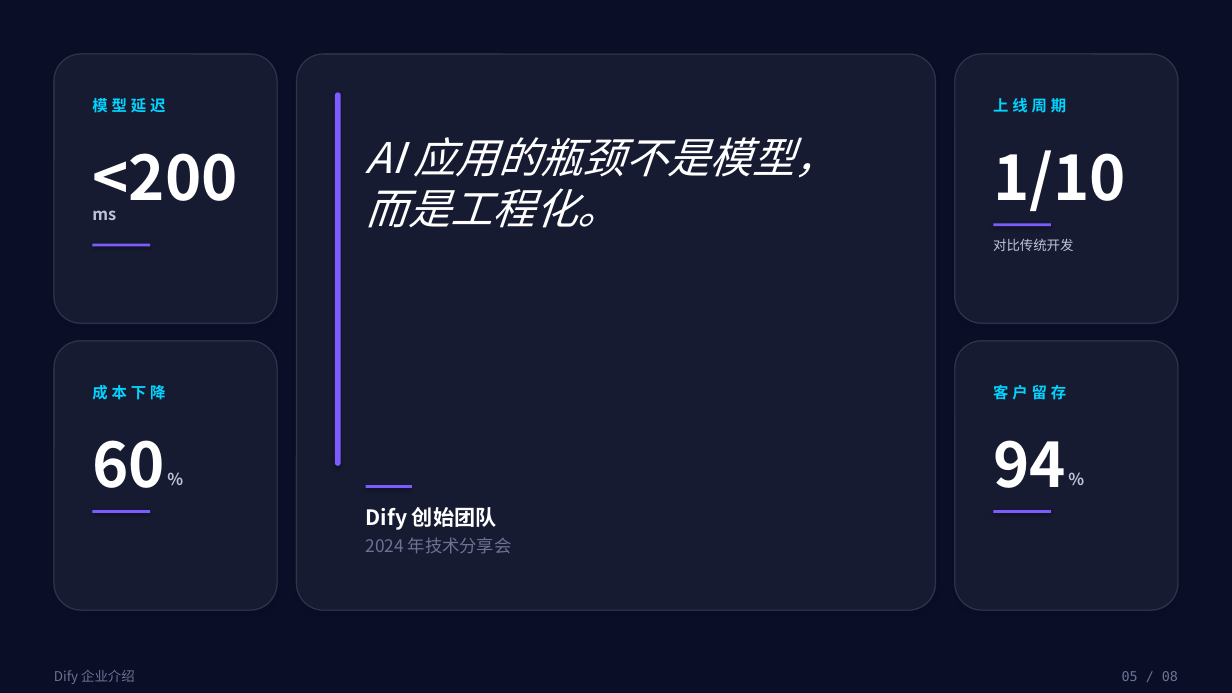
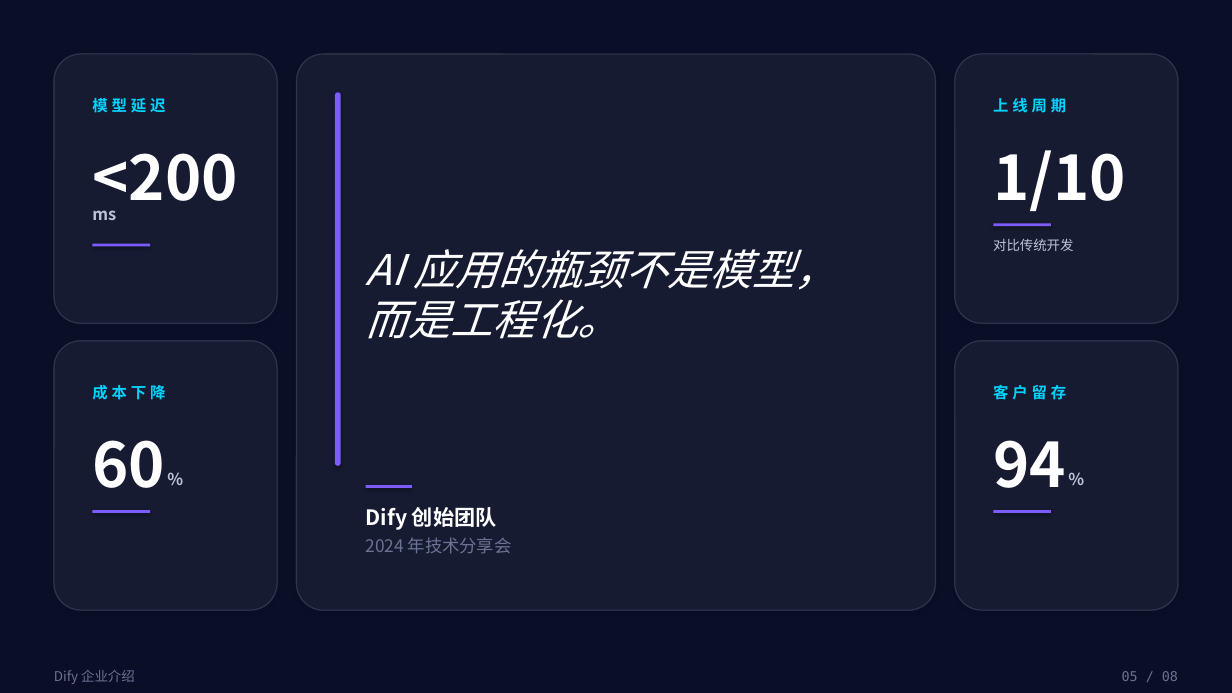
Before and after one commit to ZhengRui-Chen/bento-ppt-skill, a slide deck: slide 5 of examples/dify-intro/deck.pptx. Drawn at 1232x693 pixels with LibreOffice and Linux fonts; fonts in the diff are those of the drawing. Boxes give left, top, right and bottom in pixels: in the first picture for what was removed or moved away, otherwise in the second. Text is boxed around its words. In the diff, an @@ line names an element or a change of style, - is before the commit and + after.

```diff
--- a/examples/dify-intro/deck.pptx
+++ b/examples/dify-intro/deck.pptx
@@ text "AI 应用的瓶颈不是模型，而是工程化。": place and size @@
-text "AI 应用的瓶颈不是模型，而是工程化。" at (366, 137, 836, 228)
+text "AI 应用的瓶颈不是模型，而是工程化。" at (366, 249, 836, 339)
@@ text "AI 应用的瓶颈不是模型，而是工程化。" at (366, 249, 836, 339): vertical alignment top to middle @@
```
Also in this commit, not shown: 1 other slide changed, 2 other files.
